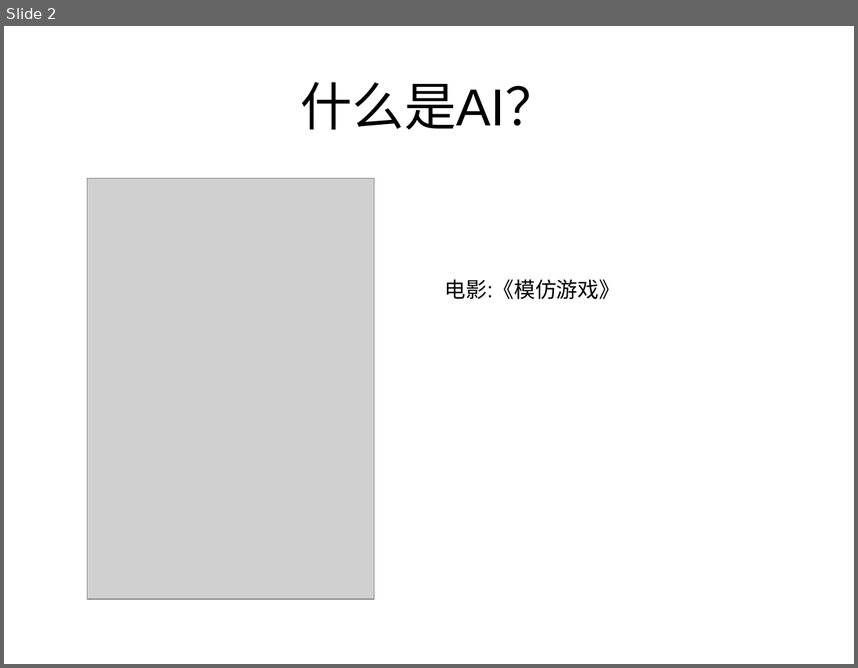
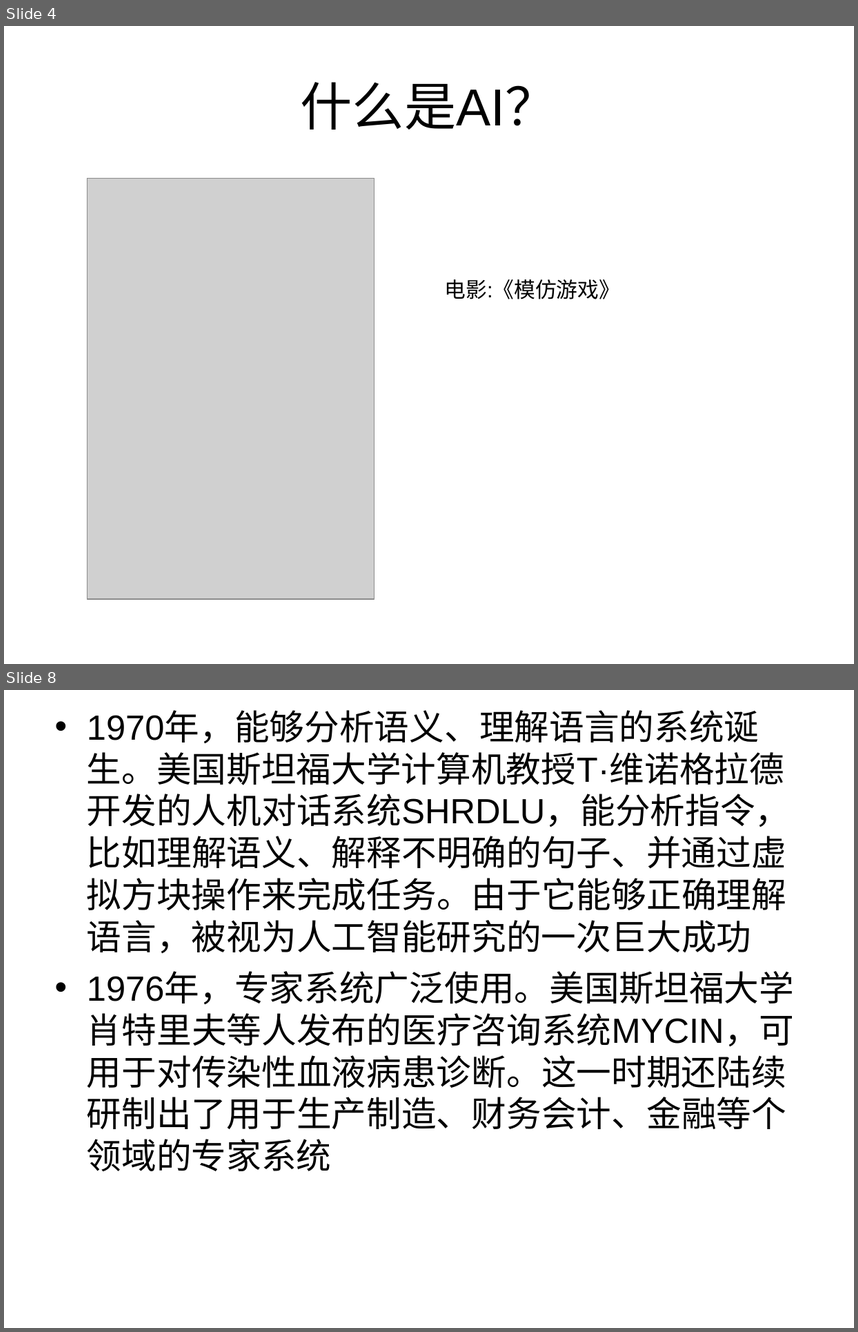
Before and after one commit to zhijie-ai/RL, a slide deck: rl-rec-practice/topk/code/AI的过去现在及未来.ppt. Shown one above the other, each under a label of ours: slide 2 before the commit, slides 4 and 8 after it; the slides between them are not shown. The pictures are 858x668 and 858x1332 pixels, drawn with LibreOffice and Linux fonts; fonts in the diff are those of the drawing; grey boxes stand for pictures. Boxes give left, top, right and bottom in pixels: in the first picture for what was removed or moved away, otherwise in the second. Text is boxed around its words. In the diff, an @@ line names an element or a change of style, - is before the commit and + after.

```diff
--- a/rl-rec-practice/topk/code/AI的过去现在及未来.ppt
+++ b/rl-rec-practice/topk/code/AI的过去现在及未来.ppt
@@ slide 8 added at (4,690,854,1328), background #FFFFFF @@
@@ text added at (87,711,794,1171), 29.6 pt, text #000000 @@
+• 1970年，能够分析语义、理解语言的系统诞生。美国斯坦福大学计算机教授T·维诺格拉德开发的人机对话系统SHRDLU，能分析指令，比如理解语义、解释不明确的句子、并通过虚拟方块操作来完成任务。由于它能够正确理解语言，被视为人工智能研究的一次巨大成功
+• 1976年，专家系统广泛使用。美国斯坦福大学肖特里夫等人发布的医疗咨询系统MYCIN，可用于对传染性血液病患诊断。这一时期还陆续研制出了用于生产制造、财务会计、金融等个领域的专家系统
@@ what was slide 2 is now slide 4 @@
```
Also in this commit, not shown: 12 other slides added, 1 slide removed.
